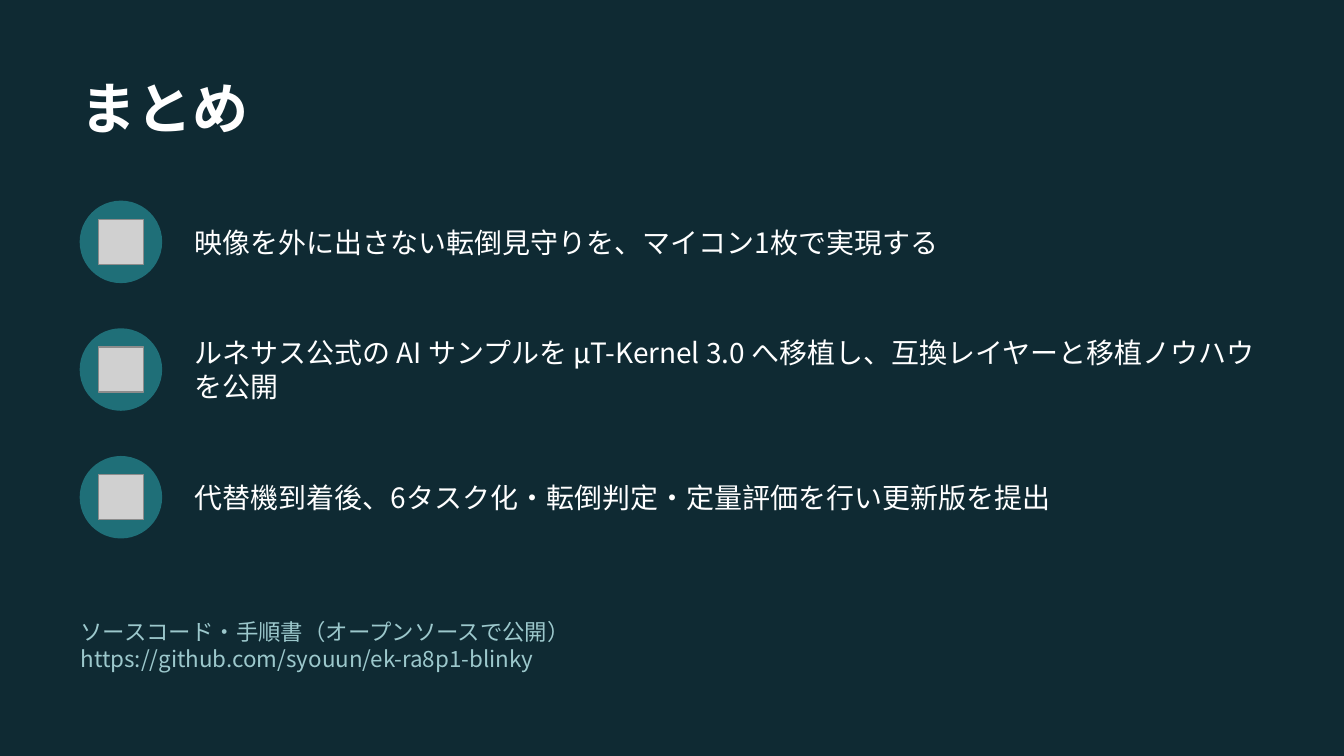
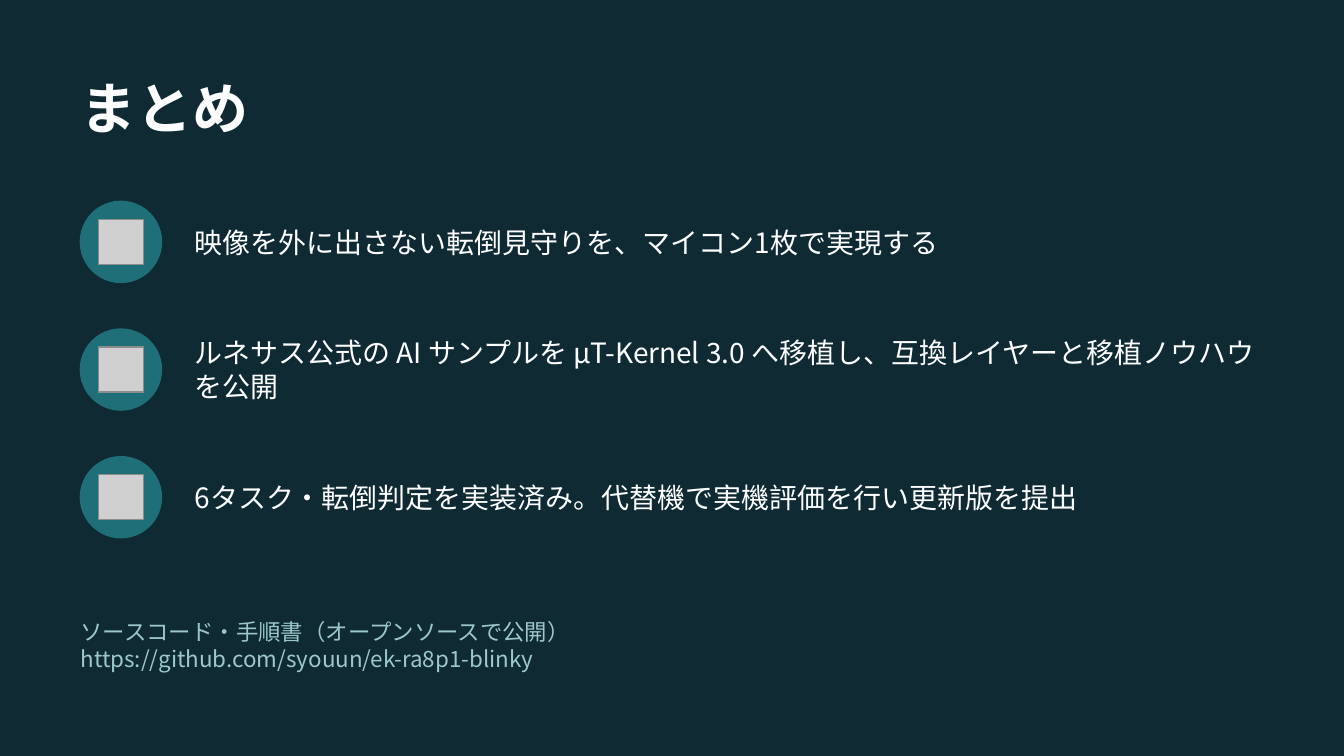
Before and after one commit to syouun/ek-ra8p1-blinky, a slide deck: slide 14 of docs/presentation.pptx (slide 13 before the commit). Drawn at 1344x756 pixels with LibreOffice and Linux fonts; fonts in the diff are those of the drawing; grey boxes stand for pictures. Boxes give left, top, right and bottom in pixels: in the first picture for what was removed or moved away, otherwise in the second. Text is boxed around its words. In the diff, an @@ line names an element or a change of style, - is before the commit and + after.

```diff
--- a/docs/presentation.pptx
+++ b/docs/presentation.pptx
@@ text at [195, 484, 1078, 511]: text changed @@
-代替機到着後、6タスク化・転倒判定・定量評価を行い更新版を提出
+6タスク・転倒判定を実装済み。代替機で実機評価を行い更新版を提出
```
Also in this commit, not shown: 6 other slides changed, 1 slide added, 6 other files.
